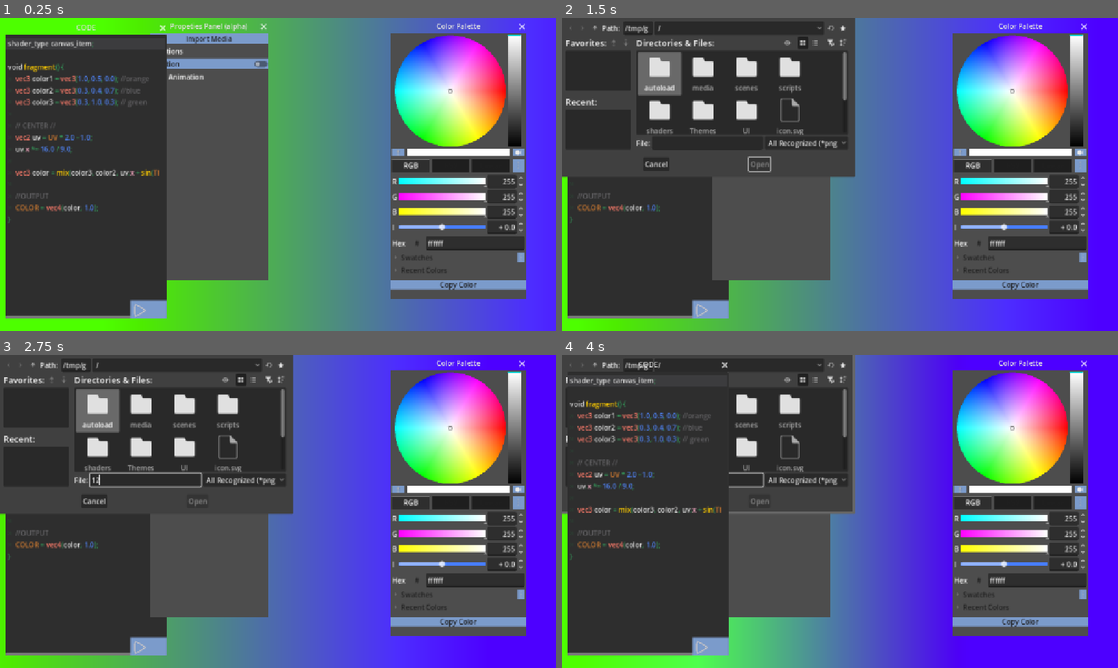
Above: before the commit, frames 1-4 (two rows, left to right).
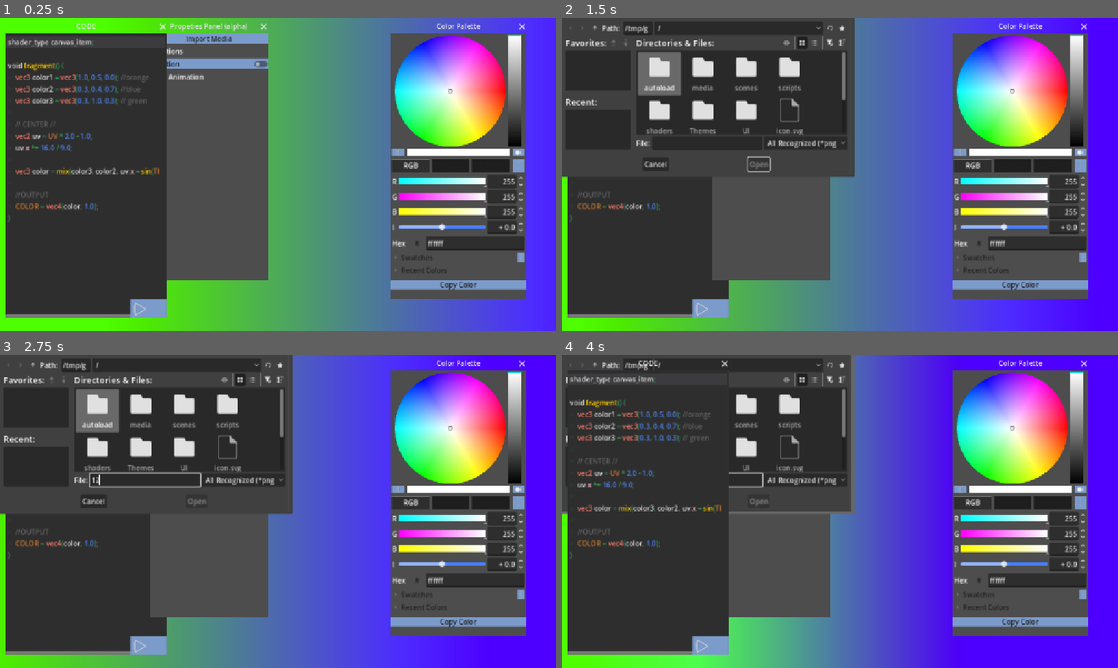
Above: after the commit, the same moments.

Repository: Juju-brz/GDVJ-2
Game: Godot game, scene res://scenes/main.tscn
Two runs of this game, one before a commit and one after it. Both use one fixed random seed, a clock stepped at 60 frames per second and the inputs below. The engine's default icon, where the game draws it, is replaced by a stand-in: a white triangle on a blue panel in a dark square.
Inputs (mouse positions are in pixels of both pictures, inside the frame that each line leads up to):
- Up to frame 1 (0.25 s): no input
- Up to frame 2 (1.5 s): click "Copy Color" at 0.5 s; click "Import Media" at 1.25 s
- Up to frame 3 (2.75 s): click (144, 480) at 2.02 s; type "12" at 2.1 s
- Up to frame 4 (4 s): click (712, 646) at 2.75 s; click (584, 364) at 3.5 s

The runs differ from the first frame. In frame 1, 2.3% of the frame differs, in the area x 1-30%, y 1-96%; in frame 2, 1.1%; in frame 3, 1.1%; in frame 4, 2.8%, in the area x 1-53%, y 0-96%.

Commit message:
theme and Clean up

Diff:
--- a/Themes/juju.tres
+++ b/Themes/juju.tres
@@ -8,6 +8,9 @@
 [sub_resource type="StyleBoxLine" id="StyleBoxLine_170hi"]
 color = Color(0.2800387, 0.49566567, 1, 1)
 thickness = 8
+
+[sub_resource type="StyleBoxFlat" id="StyleBoxFlat_ccdb0"]
+bg_color = Color(0.45106512, 0.5983496, 0.8733546, 1)
 
 [sub_resource type="StyleBoxFlat" id="StyleBoxFlat_170hi"]
 bg_color = Color(0.7655621, 0.33249533, 0.8485446, 1)
@@ -22,5 +25,6 @@
 Button/styles/normal = SubResource("StyleBoxFlat_hrs6w")
 CheckButton/styles/focus = ExtResource("1_170hi")
 HSlider/styles/slider = SubResource("StyleBoxLine_170hi")
+Panel/styles/panel = SubResource("StyleBoxFlat_ccdb0")
 Window/styles/embedded_border = SubResource("StyleBoxFlat_170hi")
 Window/styles/embedded_unfocused_border = SubResource("StyleBoxFlat_lu8dl")
--- a/UI/CodeLine.tscn
+++ b/UI/CodeLine.tscn
@@ -12,7 +12,7 @@
 [node name="Control" type="Window" parent="." unique_id=488710302]
 oversampling_override = 1.0
 title = "CODE"
-position = Vector2i(12, 39)
+position = Vector2i(12, 36)
 size = Vector2i(373, 654)
 
 [node name="Fragment" type="CodeEdit" parent="Control" unique_id=1104231432]
--- a/UI/UI.tscn
+++ /dev/null
@@ -1,64 +0,0 @@
-[gd_scene format=3 uid="uid://cgw5hdy3h13ff"]
-
-[ext_resource type="Script" uid="uid://dopbw671o2emm" path="res://scripts/shaderFrag.gd" id="1_dhe1o"]
-[ext_resource type="CodeHighlighter" uid="uid://slm4j1utevg6" path="res://UI/SyntaxColor2.tres" id="2_f1fl4"]
-[ext_resource type="Texture2D" uid="uid://cwr75hikdjaj7" path="res://play.svg" id="2_q0uhn"]
-
-[node name="Control" type="Control" unique_id=1876606309]
-z_index = 5
-layout_mode = 3
-anchors_preset = 15
-anchor_right = 1.0
-anchor_bottom = 1.0
-grow_horizontal = 2
-grow_vertical = 2
-
-[node name="Control" type="Window" parent="." unique_id=488710302]
-oversampling_override = 1.0
-position = Vector2i(0, 36)
-size = Vector2i(1213, 1438)
-
-[node name="Fragment" type="CodeEdit" parent="Control" unique_id=1104231432]
-anchors_preset = 15
-anchor_right = 1.0
-anchor_bottom = 1.0
-grow_horizontal = 2
-grow_vertical = 2
-text = "shader_type canvas_item;
-
-void fragment() {
-
-
-	vec3 color1 = vec3(1.0, 0.5, 0.0); //orange
-	vec3 color2 = vec3(0.3, 0.4, 0.7); //blue
-	vec3 color3 = vec3(0.3, 1.0, 0.3); // green
-	vec2 uv = UV;
-
-	vec3 color = mix(color3, color2, uv.x + sin(TIME *0.5));
-	COLOR = vec4(color, 0.5);
-}"
-syntax_highlighter = ExtResource("2_f1fl4")
-highlight_all_occurrences = true
-highlight_current_line = true
-draw_tabs = true
-draw_spaces = true
-script = ExtResource("1_dhe1o")
-
-[node name="Execute" type="Button" parent="Control/Fragment" unique_id=2079741509]
-layout_mode = 1
-anchors_preset = 3
-anchor_left = 1.0
-anchor_top = 1.0
-anchor_right = 1.0
-anchor_bottom = 1.0
-offset_left = -83.0
-offset_top = -42.0
-grow_horizontal = 0
-grow_vertical = 0
-
-[node name="Play" type="Sprite2D" parent="Control/Fragment/Execute" unique_id=8680247]
-position = Vector2(21.5, 22.135)
-scale = Vector2(0.15, 0.15)
-texture = ExtResource("2_q0uhn")
-
-[connection signal="pressed" from="Control/Fragment/Execute" to="Control/Fragment" method="_on_execute_pressed"]
--- a/scripts/mainScript.gd
+++ /dev/null
@@ -1,275 +0,0 @@
-extends Node2D
-class_name  mainScript
-
-
-#### 		VARIABLES 		####
-
-### CONTROLS ###
-@onready var control = $Control
-@onready var BG = $BG_For_Controls
-##slider ##
-@onready var slider_group = $Control/VBoxContainer
-@onready var slider_duplication = $Control/VBoxContainer/HSlider_duplication
-@onready var slider_radius = $Control/VBoxContainer/HSlider_radius
-@onready var slider_speed = $Control/VBoxContainer/HSlider_speed
-@onready var slider_shear = $Control/VBoxContainer/HSlider_shear
-
-#slider old value
-@onready var old_slider_val_int: int = int(slider_duplication.value)
-@onready var old_slider_radius_val = int(slider_radius.value)
-@onready var old_slider_speed_val = int(slider_speed.value)
-@onready var old_slider_shear_val = int(slider_shear.value)
-@onready var code = $Control/Control
-
-#change scene
-@onready var next_tpt = $Control/VBoxContainer/HBoxContainer/Btn_Switch_algorithm
-#change geo
-@onready var btn_change_image = $Control/VBoxContainer/Btn_Change_Image
-
-@onready var dialogue_change_image = $Control/VBoxContainer/Dlg_Change_Image
-@onready var original_sprite = $Square
-var hide_ui :bool = false
-
-
-#CHANGE SCENE
-var NEXT_SCENE_PATH : String = ""
-
-#joy
-var joy_pos := Vector2(0.5, 0.5) # position virtuelle normalisée
-var joy_speed : float= 0.8
-
-## duplication ##
-var duplicated_spriteslist :Array = []
-var duplication_count = 0
-var old_duplication_count = 0
-
-## Slider Variables ##
-var SPEED : float = 1.0
-var RADIUS: float = 100.0
-var SHEAR : float = 0.0
-
-#### 		FUNCTIONS 		####
-
-
-func open_dialog():
-	dialogue_change_image.popup_centered()
-
-func _on_file_selected(path: String):
-	var image = Image.new()
-	if image.load(path) != OK: return
-	var new_tex = ImageTexture.create_from_image(image)
-
-	if original_sprite:
-		original_sprite.texture = new_tex
-
-	_close_all_ui()
-
-func _close_all_ui():
-	control.hide(); BG.hide(); dialogue_change_image.hide(); hide_ui = true
-
-#Button for change Scene
-func _on_next_tpt_pressed() -> void:
-	var error = get_tree().change_scene_to_file(NEXT_SCENE_PATH)
-	if error != OK:
-		# Handle the error if the scene file wasn.t found
-		print("mainScript : SCENE SWITCH ERROR: Could not load scene file: ", NEXT_SCENE_PATH)
-	print("mainScript : Error code: ", error)
-
-### CONTROL INPUT ###
-func get_mouse() -> Vector2:
-	var mouse_pos = get_viewport().get_mouse_position()
-	return mouse_pos
-
-func _input(event: InputEvent) -> void:
-	# Toggle UI
-	if Input.is_action_just_pressed("hide_all_ctrl"):
-		if hide_ui:
-			control.show(); BG.show(); hide_ui = false
-		else:
-			control.hide(); BG.hide(); hide_ui = true
-
-	## TO DO ##
-	if Input.is_action_just_pressed("hide_code_panel"):
-		if hide_ui:
-			code.show(); hide_ui = false
-		else:
-			code.hide();  hide_ui = true
-
-	if Input.is_action_just_pressed("hide_slider_panel"):
-		if hide_ui:
-			slider_group.show(); hide_ui = false
-		else:
-			slider_group.hide(); hide_ui = true
-
-	if Input.is_action_just_pressed("reset"):
-		get_tree().reload_current_scene()
-	if event is InputEventKey and event.pressed and event.keycode == KEY_ESCAPE:
-		get_tree().quit()
-
-	if Input.is_action_just_pressed("mouse"):
-		GLOBAL.mouse_activation = !GLOBAL.mouse_activation
-	if Input.is_action_just_pressed("change_scene"):
-		_on_next_tpt_pressed()
-
-
-#CREATE MOUSE CONTROL
-func mouse_control():
-	var viewport_rect = get_viewport_rect()
-
-	var norm_x = clamp(get_mouse().x / viewport_rect.size.x, 0.0, 1.0)
-	var norm_y = clamp(get_mouse().y / viewport_rect.size.y, 0.0, 1.0)
-	return Vector2(norm_x, norm_y)
-
-#CREATE joystick and Controler CONTROL
-func joystick_control(delta: float) -> Vector2:
-	var x = Input.get_action_strength("joy_right") - Input.get_action_strength("joy_left")
-	var y = Input.get_action_strength("joy_down") - Input.get_action_strength("joy_up")
-
-	var dir = Vector2(x, y)
-
-	if dir.length() > 0.1:
-		joy_pos += dir * joy_speed * delta
-		joy_pos = joy_pos.clamp(Vector2.ZERO, Vector2.ONE)
-
-	return joy_pos
-
-func control_norm(delta):
-	var control_norm
-	if GLOBAL.mouse_activation == true:
-		control_norm = mouse_control() # .x & .y
-	if GLOBAL.mouse_activation == false:
-		control_norm = joystick_control(delta)
-	return control_norm
-
-
-## SLIDER FUNCTION ##
-
-#CREATE ANOTHER GEO
-func increment():
-	if duplicated_spriteslist.size() >= 200.0:
-		pass
-	else:
-		#print(duplicated_spriteslist.size())
-		if not original_sprite: return
-		var new_sprite = original_sprite.duplicate()
-		new_sprite.visible = true
-		add_child(new_sprite)
-		duplicated_spriteslist.append(new_sprite)
-
-#DESTROY  LAST GEO
-func decrement():
-	if duplicated_spriteslist.size() <= 0:
-		pass
-	else:
-		if duplicated_spriteslist.size() > 0:
-			var last_sprite = duplicated_spriteslist.pop_back()
-			if is_instance_valid(last_sprite):
-				last_sprite.queue_free()
-
-func Radius_Incr():
-	RADIUS = RADIUS + 1.0
-	old_slider_radius_val = RADIUS
-
-func Radius_Decr():
-	RADIUS = RADIUS - 1.0
-	old_slider_radius_val = RADIUS
-
-func Speed_Incr():
-	SPEED = SPEED + 1.0
-	old_slider_speed_val = SPEED
-
-func Speed_Decr():
-	SPEED = SPEED - 1.0
-	old_slider_speed_val = SPEED
-
-func Shear_Incr():
-	SHEAR = SHEAR + 0.03
-	old_slider_shear_val = SHEAR
-	original_sprite.skew = SHEAR
-	print("Shear", original_sprite.skew)
-
-func Shear_Decr():
-	SHEAR = SHEAR - 0.03
-	old_slider_shear_val = SHEAR
-	original_sprite.skew = SHEAR
-	print("Shear", original_sprite.skew)
-
-## READY & PROCESS ##
-func _ready() -> void:
-	duplication_count = duplicated_spriteslist.size()
-	old_duplication_count = duplication_count
-	control.hide()
-	BG.hide()
-	dialogue_change_image.hide()
-	hide_ui = true
-
-
-	#SPEED = slider_speed.value
-	# 3. CONNECT SIGNALS
-	if not btn_change_image.pressed.is_connected(open_dialog):
-		btn_change_image.pressed.connect(open_dialog)
-
-	if not dialogue_change_image.file_selected.is_connected(_on_file_selected):
-		dialogue_change_image.file_selected.connect(_on_file_selected)
-
-	if not dialogue_change_image.canceled.is_connected(_close_all_ui):
-		dialogue_change_image.canceled.connect(_close_all_ui)
-
-	if not next_tpt.pressed.is_connected(_on_next_tpt_pressed):
-		next_tpt.pressed.connect(_on_next_tpt_pressed)
-
-func _process(delta: float) -> void:
-	#slider_visual_update(duplication_count, duplicated_spriteslist.size(), slider)
-	#original_sprite.Skew = 0.0
-	if slider_duplication.value > duplicated_spriteslist.size():
-		increment()
-	if slider_duplication.value < duplicated_spriteslist.size():
-		decrement()
-
-
-	if slider_radius.value > old_slider_radius_val:
-		Radius_Incr()
-
-	if slider_radius.value < old_slider_radius_val:
-		Radius_Decr()
-
-	if slider_speed.value > old_slider_speed_val:
-		Speed_Incr()
-
-	if slider_speed.value < old_slider_speed_val:
-		Speed_Decr()
-
-	if slider_shear.value > old_slider_shear_val:
-		Shear_Incr()
-
-	if slider_shear.value < old_slider_shear_val:
-		Shear_Decr()
-
-	## CONTROLS ##
-	if Input.is_action_pressed("joy_increment"):
-		#increment()
-		slider_duplication.value += 1
-
-
-	if Input.is_action_pressed("joy_decrement"):
-		#decrement()
-		slider_duplication.value -= 1
-
-	if Input.is_action_pressed("joy_speed_down"):
-		slider_speed.value -= 0.5
-
-	if Input.is_action_pressed("joy_speed_up"):
-		slider_speed.value += 0.5
-
-
-	if Input.is_action_pressed("joy_radius_incr"):
-		slider_radius.value += 1
-
-	if Input.is_action_pressed("joy_radius_decr"):
-		slider_radius.value -= 1
-
-	if Input.is_action_pressed("joy_shear_incr"):
-		slider_shear.value += 0.03
-
-	if Input.is_action_pressed("joy_shear_decr"):
-		slider_shear.value -= 0.03
--- a/scripts/shaderVer.gd
+++ /dev/null
@@ -1,36 +0,0 @@
-extends CodeEdit
-
-var hide = false
-@onready var code = self
-#var shader_path = "res://shaders/shaderEmpty.gdshader"
-var shader_path = "res://shaders/geoShader.gdshader"
-@onready var colorRect = get_node("../../../../Square")
-
-func _ready():
-	var execute = $Execute
-	execute.pressed.connect(_on_execute_pressed)
-	if colorRect == null:
-		print("Error: colorRect is null.")
-	code.text = GLOBAL.ShaderVer
-
-func _input(event: InputEvent) -> void:
-	if Input.is_action_just_pressed("hide_Code"):
-		self.visible = !self.visible
-		hide = !self.visible
-
-	if Input.is_action_just_pressed("execute_shader"):
-		_on_execute_pressed()
-
-
-
-func _on_execute_pressed() -> void:
-	var user_code = self.text
-
-
-	var mat = colorRect.material
-	if mat is ShaderMaterial:
-		var shader = mat.shader
-		if shader:
-			shader.code = user_code
-			print(" execution")
-			GLOBAL.ShaderVer = user_code
Not shown, removed: scripts/mainScript.gd.uid
Not shown, removed: scripts/shaderVer.gd.uid
